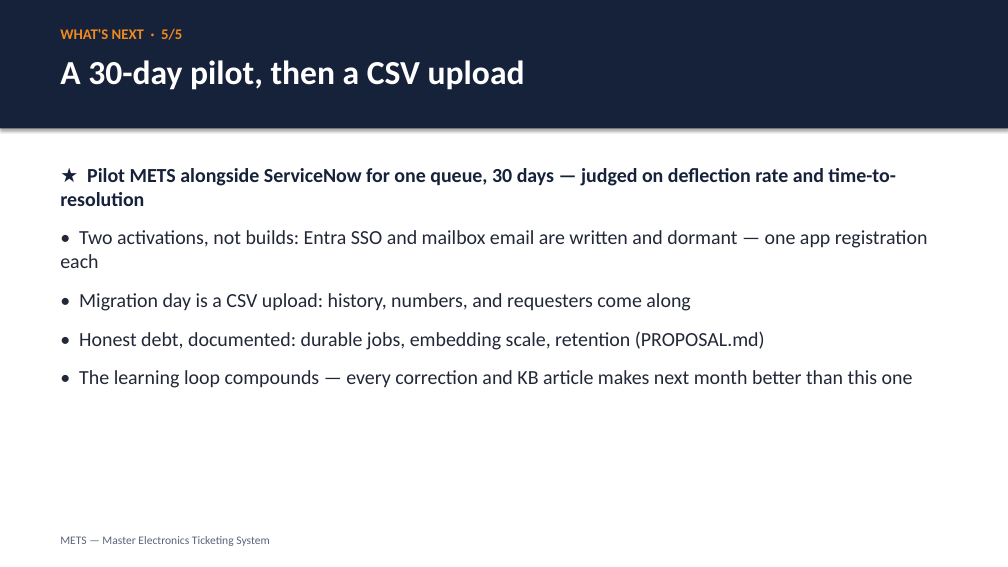
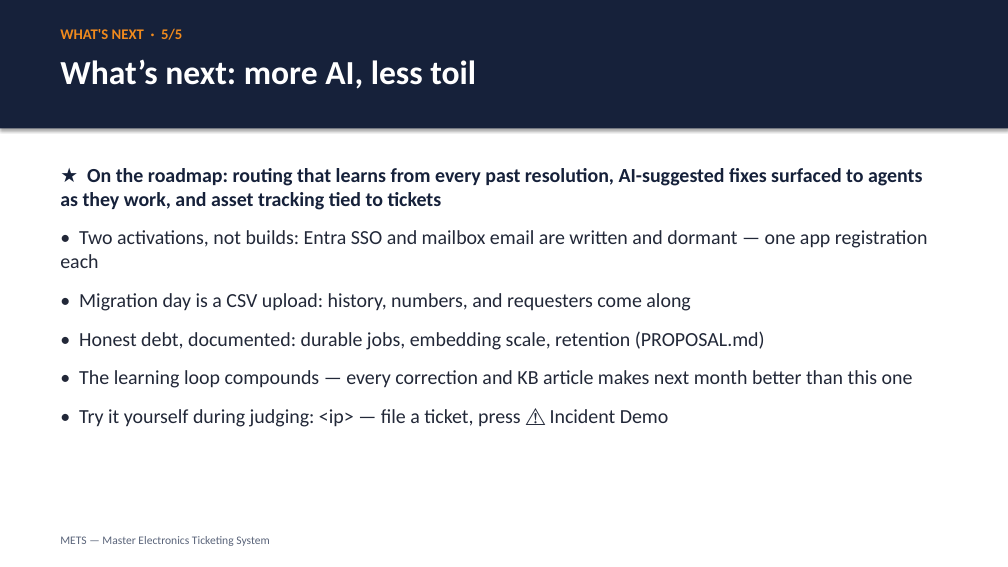
Before and after one commit to justin-rh/mets, a slide deck: slide 5 of docs/DECK.pptx. Drawn at 1008x567 pixels with LibreOffice and Linux fonts; fonts in the diff are those of the drawing. Boxes give left, top, right and bottom in pixels: in the first picture for what was removed or moved away, otherwise in the second. Text is boxed around its words. In the diff, an @@ line names an element or a change of style, - is before the commit and + after.

```diff
--- a/docs/DECK.pptx
+++ b/docs/DECK.pptx
@@ text at (60,59,476,89): text changed @@
-A 30-day pilot, then a CSV upload
+What’s next: more AI, less toil
@@ text at (60,168,922,210): text changed @@
-★ Pilot METS alongside ServiceNow for one queue, 30 days — judged on deflection rate and time-to-resolution
+★ On the roadmap: routing that learns from every past resolution, AI-suggested fixes surfaced to agents as they work, and asset tracking tied to tickets
@@ text at (79,409,669,427): paragraph added @@
+• Try it yourself during judging: <ip> — file a ticket, press ⚠️ Incident Demo
```
Also in this commit, not shown: 3 other slides changed, 1 other file.
